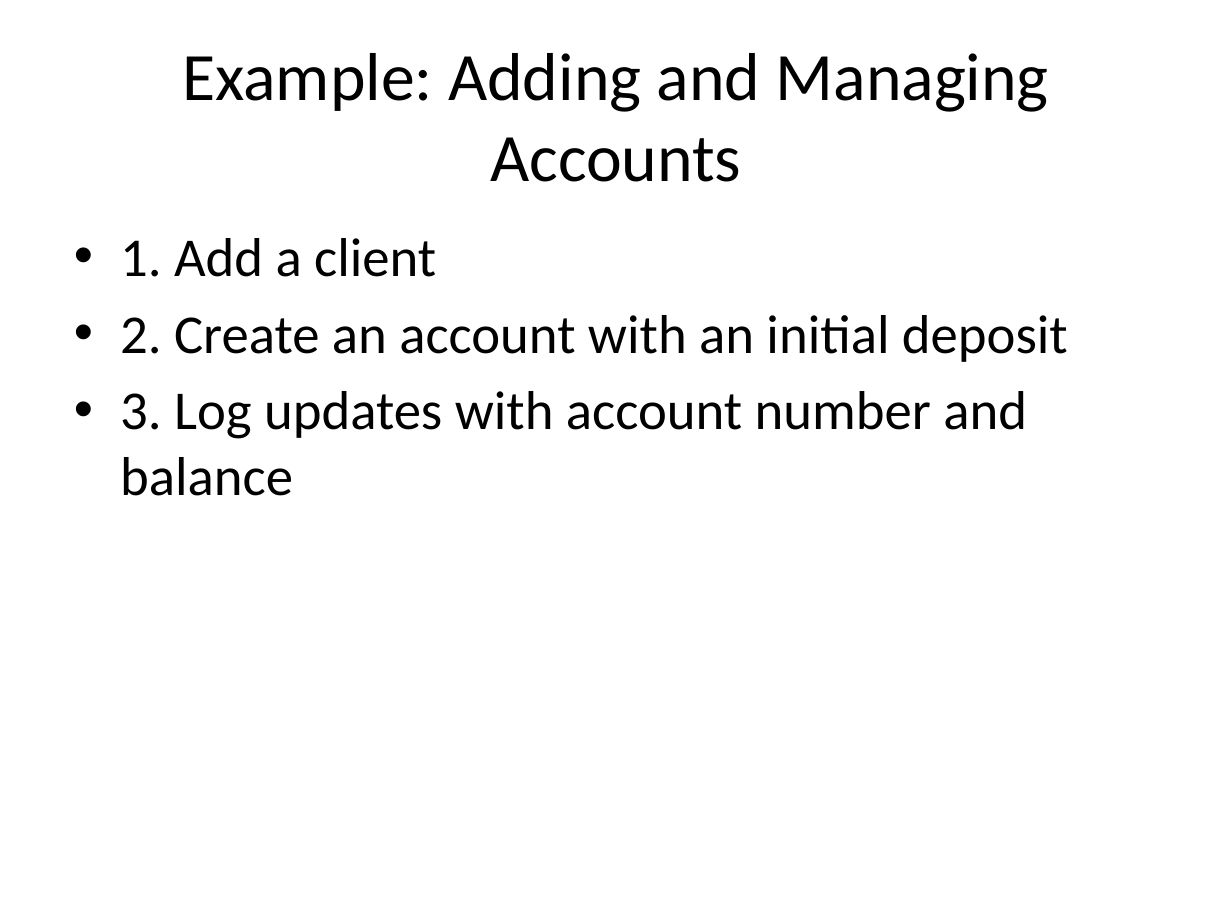
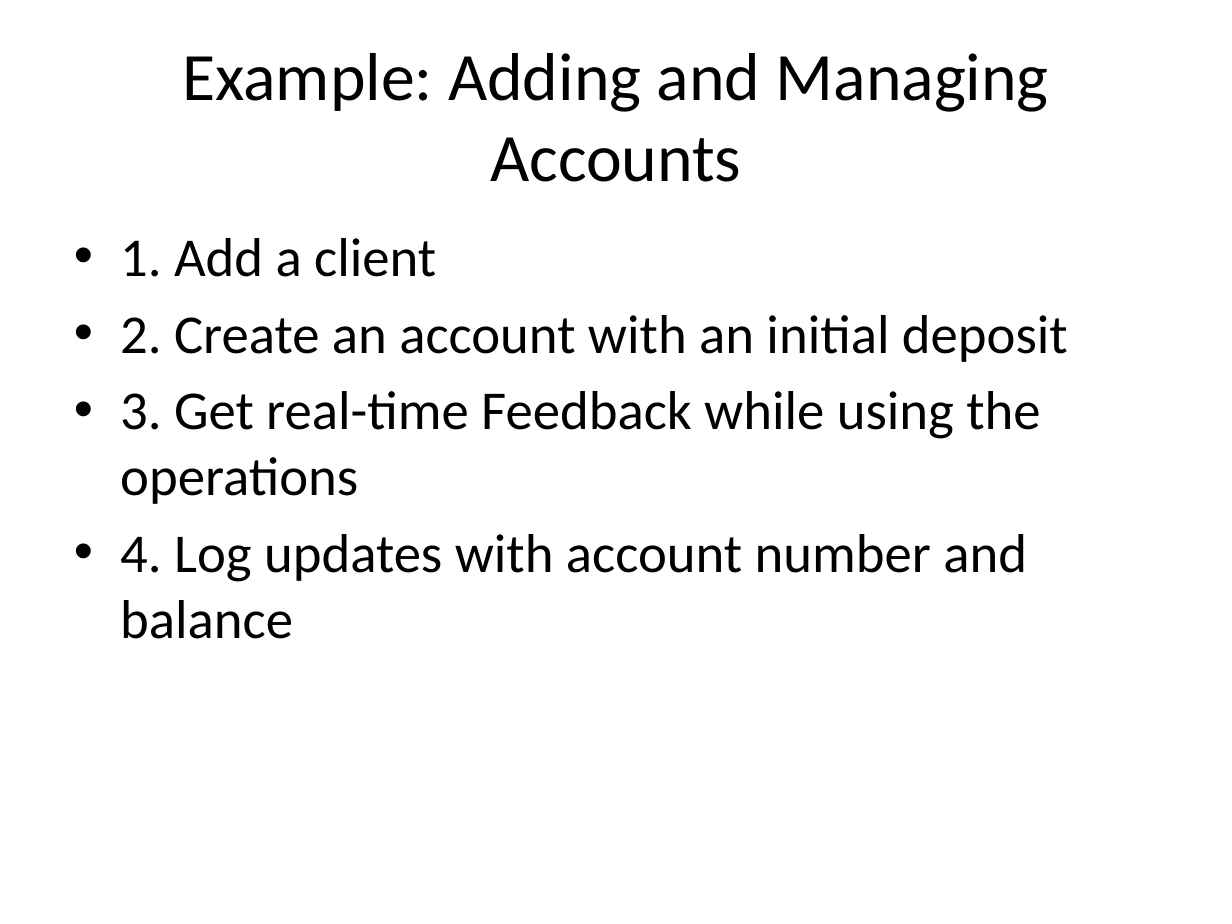
Before and after one commit to Ciprian1922/Code_Works, a slide deck: slide 5 of Y3S1/DP/Bank_Management_Presentation.pptx. Drawn at 1232x924 pixels with LibreOffice and Linux fonts; fonts in the diff are those of the drawing. Boxes give left, top, right and bottom in pixels: in the first picture for what was removed or moved away, otherwise in the second. Text is boxed around its words. In the diff, an @@ line names an element or a change of style, - is before the commit and + after.

```diff
--- a/Y3S1/DP/Bank_Management_Presentation.pptx
+++ b/Y3S1/DP/Bank_Management_Presentation.pptx
@@ text at [120,391,1040,639]: text changed @@
-• 3. Log updates with account number and balance
+• 3. Get real-time Feedback while using the operations
+• 4. Log updates with account number and balance
```
Also in this commit, not shown: 4 other slides changed, 41 other files.
